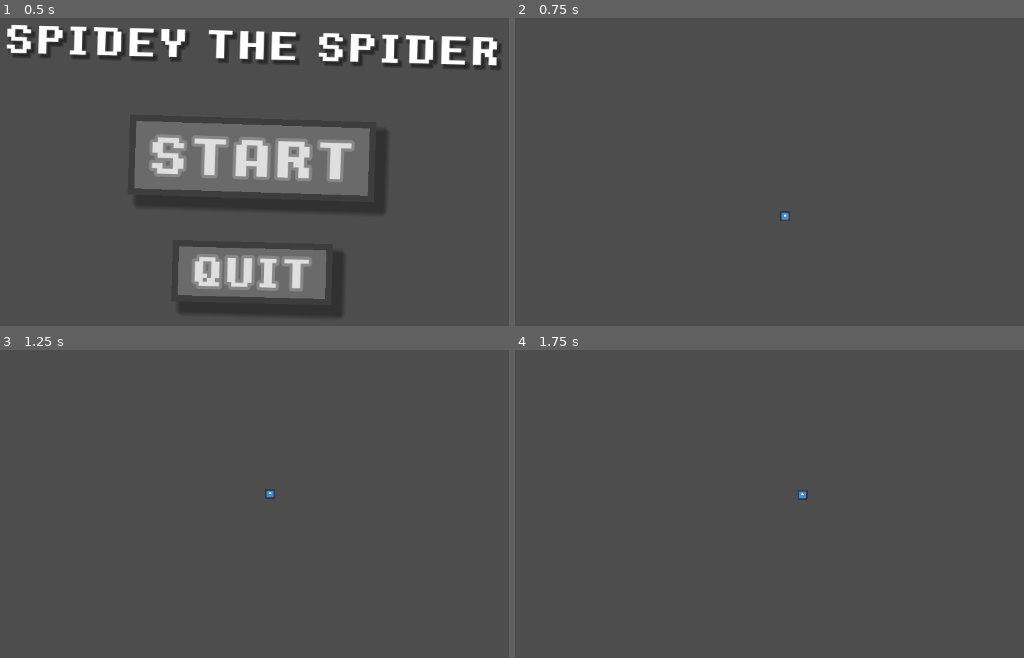
Above: before the commit, frames 1-4 (two rows, left to right).
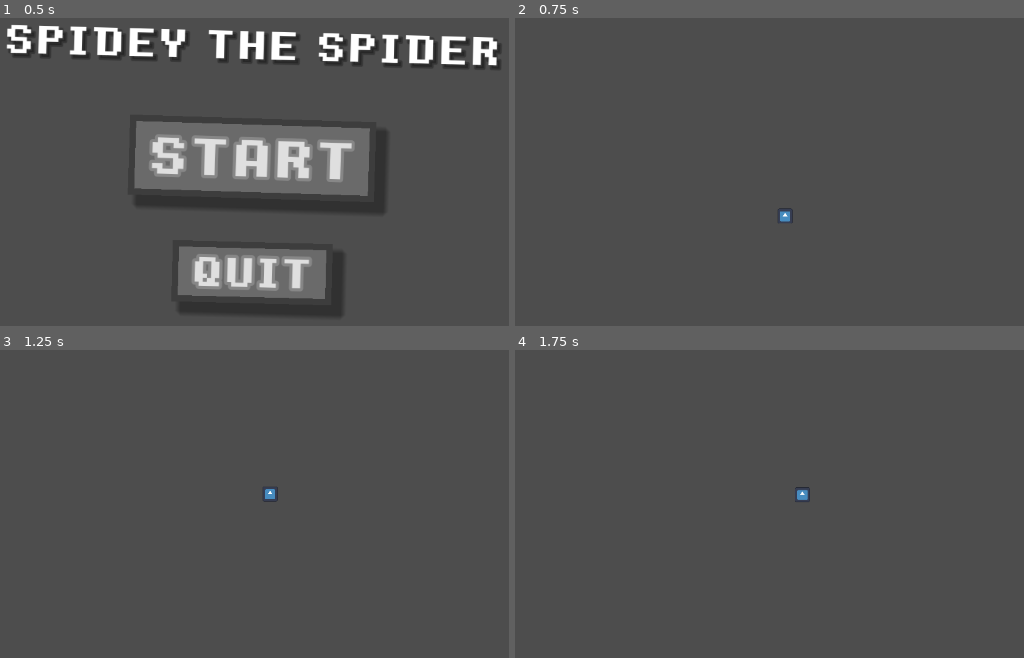
Above: after the commit, the same moments.

Repository: Pluspolar/Game-Jam-Group-3
Game: Godot game, scene res://Scenes/menu.tscn
The game is run twice, just before and just after one commit, with the same random seed, the same clock (stepped at 60 frames per second) and the same inputs. The engine's default icon, where the game draws it, is replaced by a stand-in: a white triangle on a blue panel in a dark square.
Inputs (mouse positions are in pixels of both pictures, inside the frame that each line leads up to):
- Up to frame 1 (0.5 s): no input
- Up to frame 2 (0.75 s): click "START" at 0.5 s
- Up to frame 3 (1.25 s): no input
- Up to frame 4 (1.75 s): move the mouse to (942, 482) at 1.27 s; hold D (right) from 1.28 s (still down); hold W (climb) from 1.28 s (still down); tap Space (jump) at 1.52 s

Frame 1 is identical in both runs. In frame 2, less than 0.1% of the frame differs, in the area x 51-55%, y 61-67%; in frame 3, less than 0.1%; in frame 4, less than 0.1%.

Commit message:
Physics Revamp and updated level test

Diff:
--- a/game-jam/Levels/level_test.tscn
+++ b/game-jam/Levels/level_test.tscn
@@ -1,7 +1,10 @@
 [gd_scene format=3 uid="uid://dcj8qiqwygmrp"]
 
+[sub_resource type="RectangleShape2D" id="RectangleShape2D_q8e8m"]
+size = Vector2(137.9336, 377)
+
 [sub_resource type="RectangleShape2D" id="RectangleShape2D_6ou05"]
-size = Vector2(1291.75, 83.25)
+size = Vector2(1291.75, 517)
 
 [sub_resource type="RectangleShape2D" id="RectangleShape2D_k0mgt"]
 size = Vector2(87.25, 513.25)
@@ -13,7 +16,16 @@
 size = Vector2(90.375, 371)
 
 [sub_resource type="RectangleShape2D" id="RectangleShape2D_3vr47"]
-size = Vector2(829.875, 65.625)
+size = Vector2(858.9375, 65.625)
+
+[sub_resource type="RectangleShape2D" id="RectangleShape2D_7mba1"]
+size = Vector2(58.875, 83.25)
+
+[sub_resource type="RectangleShape2D" id="RectangleShape2D_soq8b"]
+size = Vector2(539.8672, 95.953125)
+
+[sub_resource type="RectangleShape2D" id="RectangleShape2D_oenlu"]
+size = Vector2(197.4668, 913.97656)
 
 [sub_resource type="RectangleShape2D" id="RectangleShape2D_rdhbp"]
 size = Vector2(105.60156, 90.65625)
@@ -21,13 +33,27 @@
 [sub_resource type="RectangleShape2D" id="RectangleShape2D_4xtnr"]
 size = Vector2(122.203125, 135.3125)
 
+[sub_resource type="RectangleShape2D" id="RectangleShape2D_sppqt"]
+size = Vector2(105.60156, 90.65625)
+
+[sub_resource type="RectangleShape2D" id="RectangleShape2D_3o0bi"]
+size = Vector2(105.60156, 90.65625)
+
+[sub_resource type="RectangleShape2D" id="RectangleShape2D_ku5x2"]
+size = Vector2(57.90039, 45.328125)
+
 [node name="level_test" type="Node2D" unique_id=673225537]
+metadata/_edit_vertical_guides_ = [1280.0]
 
 [node name="solid" type="StaticBody2D" parent="." unique_id=220195861]
 collision_layer = 2
 
+[node name="CollisionShape2D7" type="CollisionShape2D" parent="solid" unique_id=1330338651]
+position = Vector2(51, -762.5)
+shape = SubResource("RectangleShape2D_q8e8m")
+
 [node name="CollisionShape2D" type="CollisionShape2D" parent="solid" unique_id=586079073]
-position = Vector2(649.125, 691.625)
+position = Vector2(649.125, 908.5)
 shape = SubResource("RectangleShape2D_6ou05")
 
 [node name="CollisionShape2D2" type="CollisionShape2D" parent="solid" unique_id=1609688925]
@@ -39,7 +65,7 @@
 shape = SubResource("RectangleShape2D_njr5j")
 
 [node name="CollisionPolygon2D2" type="CollisionPolygon2D" parent="solid" unique_id=1650934883]
-position = Vector2(157, 80)
+position = Vector2(157, 86)
 polygon = PackedVector2Array(369, 568, 652, 512, 654, 568)
 
 [node name="CollisionPolygon2D" type="CollisionPolygon2D" parent="solid" unique_id=1466563339]
@@ -50,8 +76,24 @@
 shape = SubResource("RectangleShape2D_pj8yx")
 
 [node name="CollisionShape2D5" type="CollisionShape2D" parent="solid" unique_id=1702785800]
-position = Vector2(676, 16.8125)
+position = Vector2(690.53125, 16.8125)
 shape = SubResource("RectangleShape2D_3vr47")
+
+[node name="CollisionPolygon2D3" type="CollisionPolygon2D" parent="solid" unique_id=952020730]
+position = Vector2(675, 15)
+polygon = PackedVector2Array(523, -170.8125, 524, -311.8125, 518, -394.8125, 457, -442.8125, 342, -437.8125, 193, -406.8125, 209, -232.8125, 149, -173.8125, 70, -239.8125, 11, -434.8125, -128, -311.8125, -88, -191.8125, -151, -88.8125, -165, -295.8125, -117, -482.8125, -263, -292.8125, -250, -165.8125, -331, -139.8125, -321, -223.8125, -436, -326.8125, -278, -492.8125, -337, -582.8125, -44, -714.8125, 336, -643.8125, 726, -521.8125, 645, -212.8125, 608, -160.8125)
+
+[node name="CollisionShape2D6" type="CollisionShape2D" parent="solid" unique_id=101698962]
+position = Vector2(1227, -159)
+shape = SubResource("RectangleShape2D_7mba1")
+
+[node name="CollisionShape2D8" type="CollisionShape2D" parent="solid" unique_id=1813068809]
+position = Vector2(603, -1911)
+shape = SubResource("RectangleShape2D_soq8b")
+
+[node name="CollisionShape2D9" type="CollisionShape2D" parent="solid" unique_id=1769650915]
+position = Vector2(1214.2666, -2478)
+shape = SubResource("RectangleShape2D_oenlu")
 
 [node name="silky" type="Area2D" parent="." unique_id=1443317371]
 collision_layer = 4
@@ -65,3 +107,23 @@
 position = Vector2(849, 158)
 shape = SubResource("RectangleShape2D_4xtnr")
 debug_color = Color(0.55757344, 0.5340342, 0.48370427, 0.41960785)
+
+[node name="CollisionShape2D2" type="CollisionShape2D" parent="silky" unique_id=1405205710]
+position = Vector2(694, -1413)
+shape = SubResource("RectangleShape2D_sppqt")
+debug_color = Color(0.55757344, 0.5340342, 0.48370427, 0.41960785)
+
+[node name="CollisionShape2D4" type="CollisionShape2D" parent="silky" unique_id=1426080896]
+position = Vector2(1134, -1037)
+shape = SubResource("RectangleShape2D_3o0bi")
+debug_color = Color(0.55757344, 0.5340342, 0.48370427, 0.41960785)
+
+[node name="CollisionShape2D5" type="CollisionShape2D" parent="silky" unique_id=1923892806]
+position = Vector2(774, -3126)
+shape = SubResource("RectangleShape2D_sppqt")
+debug_color = Color(0.55757344, 0.5340342, 0.48370427, 0.41960785)
+
+[node name="CollisionShape2D6" type="CollisionShape2D" parent="silky" unique_id=1893209021]
+position = Vector2(366, -3413)
+shape = SubResource("RectangleShape2D_ku5x2")
+debug_color = Color(0.55757344, 0.5340342, 0.48370427, 0.41960785)
--- a/game-jam/Scenes/main.tscn
+++ b/game-jam/Scenes/main.tscn
@@ -6,8 +6,9 @@
 
 [node name="main" type="Node2D" unique_id=1425132053]
 script = ExtResource("1_bo1nx")
-stretchiness = 350.0
+stretchiness = 200.0
 string_power = 1.75
+player_range = 360.0
 
 [node name="Cam" type="Camera2D" parent="." unique_id=1260990897]
 position = Vector2(640, 360)
--- a/game-jam/Scenes/player.gd
+++ b/game-jam/Scenes/player.gd
@@ -2,10 +2,12 @@
 class_name Player
 
 @export var speed: float = 200
+@export var gravity: float = 1000
 
 var already_on_wall : bool = false
 var is_sticking: bool = false
 var cast_entered: bool = false
+var hitbox_half_width: float = 24/2
 
 #func _ready() -> void:
 #	position = Vector2(640, 360)
@@ -16,11 +18,11 @@
 	var can_climb : bool = Input.is_action_pressed("climb") and abs(position.x-Global.string_target.x) < 13
 
 	if can_climb and Global.is_swinging and position.y > Global.string_target.y and velocity.y*0.4 + position.y > Global.string_target.y and abs(velocity.x) + abs(velocity.y) <= 200:
-		#velocity.x *= 0.94 * 60 * delta
 		velocity.x *= pow(0.92, 60 * delta)
 		velocity += position.direction_to(Global.string_target) * delta * 50
 	elif not (is_on_wall() and abs(get_wall_normal().x) <= 0.8):
-		velocity.y += 1000 * delta
+		if Global.is_swinging: velocity.y += gravity/1.35 * delta
+		else: velocity.y += gravity * delta
 
 	if is_sticking:
 		velocity.y = 0
@@ -86,12 +88,12 @@
 	if abs(velocity.x) > get_parent().speed_limit : velocity.x = get_parent().speed_limit * abs(velocity.x)/velocity.x
 	if abs(velocity.y) > get_parent().speed_limit : velocity.y = get_parent().speed_limit * abs(velocity.y)/velocity.y
 
-	if position.x < 0:
-		position.x = 0
+	if position.x < hitbox_half_width:
+		position.x = hitbox_half_width
 		velocity.x = old_vel.x*-0.5
 
-	if position.x > get_viewport().size.x:
-		position.x = get_viewport().size.x
+	if position.x > get_viewport().size.x - hitbox_half_width:
+		position.x = get_viewport().size.x - hitbox_half_width
 		velocity.x = old_vel.x*-0.5
 
 func _on_cast_point_area_entered(area: Area2D) -> void:
--- a/game-jam/Scenes/player.tscn
+++ b/game-jam/Scenes/player.tscn
@@ -19,7 +19,7 @@
 }]
 
 [sub_resource type="RectangleShape2D" id="RectangleShape2D_cvnsp"]
-size = Vector2(16, 16)
+size = Vector2(24, 24)
 
 [sub_resource type="CircleShape2D" id="CircleShape2D_cvnsp"]
 radius = 1.0
@@ -32,7 +32,7 @@
 [node name="Reversable" type="Node2D" parent="." unique_id=62569021]
 
 [node name="AnimatedSprite" type="AnimatedSprite2D" parent="Reversable" unique_id=193856732]
-scale = Vector2(0.125, 0.12499999)
+scale = Vector2(0.188, 0.188)
 sprite_frames = SubResource("SpriteFrames_vgqql")
 
 [node name="particles" type="Node2D" parent="Reversable" unique_id=272623293]
